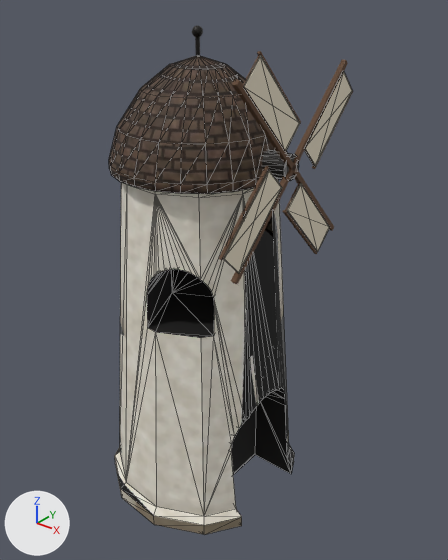
An edit to the glTF model public/towers/windmill.glb, drawn before and after from the same camera.
Both versions are drawn from a camera (50 mm lens) standing at (11.65, -13.43, 16.11) and looking at (0.55, 0.44, 7.51). Lighting does not change. The marker at lower left points along +X, +Y and +Z. The first picture is the older version. Mesh edges are drawn as thin lines on the coarser meshes. Where no turn or scale is listed for an object, it has been applied to the vertices. Vertices at exactly the same position are counted once.

Objects in the first picture: 'cap', 'hub', 'mill', 'sails', 'spars' and 1 more.
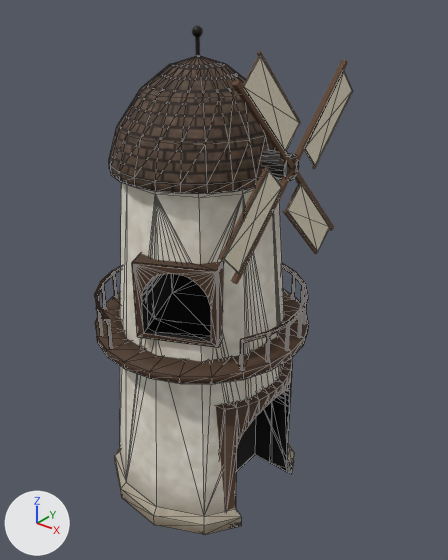
Boxes (x1, y1, x2, y2) around the edits, measured in the pictures (448 x 560 px):
'stage', added: after (95, 263, 309, 384)
'hole-frame', added: after (132, 253, 224, 347)
    faces in mat_windmill_timber (brown #4a3321): (132, 253, 224, 347)
    faces in mat_interior_006 (black #0b0907): (142, 279, 211, 342)
'door-frame.002', added: after (216, 358, 292, 528)
    faces in mat_windmill_timber (brown #4a3321): (216, 358, 292, 528)
    faces in mat_interior_005 (black #0b0907): (269, 390, 292, 474)
part 1 of me_cap, surface changed: (109, 62, 264, 189) in both
part 2 of me_mill_002, surface changed: (115, 194, 294, 532) in both

What the commit changed:
Picture 'windmill-canvas-Base Color' (img_windmill_canvas_base_color) is new.
Picture 'windmill-canvas-Normal' (img_windmill_canvas_normal) is new.
Material 'windmill-canvas' (mat_windmill_canvas) is new.
Uses the picture img_windmill_canvas_base_color.
Uses the picture img_windmill_canvas_normal.
Material 'interior.009' (mat_interior_009) is new.
Its base color is (0.00335, 0.00273, 0.00212) (black #0b0907).
Its roughness is 0.95.
Material 'windmill-timber' (mat_windmill_timber) is new.
Its base color is (0.0685, 0.0331, 0.0152) (brown #4a3321).
Its roughness is 0.7.
me_cap has 121 vertices, 238 faces and spans x -2.6..2.6, y -2.6..2.6, z 11.2..14.25.
me_cap is used by ob_cap; location (0.0, 0.0, 0.0).
me_cap part 1: texture (UV) coordinates of 236 of 238 faces, centred in x -2.57..2.57, y -2.57..2.57, z 11.2..14.08, changed; they spanned u 0.01..0.99, v 0.01..0.98 and now span u 0.0..1.0, v 0.0..0.99.
me_mill_002 has 140 vertices, 276 faces and spans x -3.25..2.84, y -3.25..3.25, z 0.0..11.2.
me_mill_002 is used by ob_mill; location (0.0, 0.0, 0.0).
me_mill_002 part 2: 266 kept faces spanning x -3.25..2.84, y -3.25..3.25, z 0.0..11.2 get new texture (UV) coordinates.
me_mill_002 no longer uses material mat_interior_006 (black #0b0907).
me_mill_002 gains material mat_interior_009 (black #0b0907).
me_sails has 32 vertices, 48 faces and spans x 3.19..3.22, y -2.88..2.88, z 8.82..14.58.
me_sails is used by ob_sails; location (0.0, 0.0, 0.0).
me_sails no longer uses material mat_windmill_cloth (pale yellow #e6dcc6).
me_sails part 3: texture (UV) coordinates changed.
me_sails gains material mat_windmill_canvas.
Mesh me_stage is new.
It has 580 vertices, 1000 faces and spans x -3.45..3.45, y -3.45..3.45, z 5.95..11.62.
It uses material mat_windmill_timber (brown #4a3321).
Mesh me_hole_frame_001 is new.
It has 94 vertices, 188 faces and spans x -0.34..2.22, y -2.92..-1.1, z 6.78..9.17.
Faces by material slot: [150, 38].
It uses material mat_windmill_timber (brown #4a3321).
It uses material mat_interior_006 (black #0b0907).
Mesh me_door_frame_004 is new.
It has 130 vertices, 256 faces and spans x 1.85..3.0, y -1.8..1.8, z 0.0..4.65.
Faces by material slot: [184, 72].
It uses material mat_windmill_timber (brown #4a3321).
It uses material mat_interior_005 (black #0b0907).
Object 'stage' (ob_stage) is new; it shows me_stage.
Its location is (0.0, 0.0, 0.0).
Object 'hole-frame' (ob_hole_frame) is new; it shows me_hole_frame_001.
Its location is (0.0, 0.0, 0.0).
Object 'door-frame.002' (ob_door_frame_002) is new; it shows me_door_frame_004.
Its location is (0.0, 0.0, 0.0).
